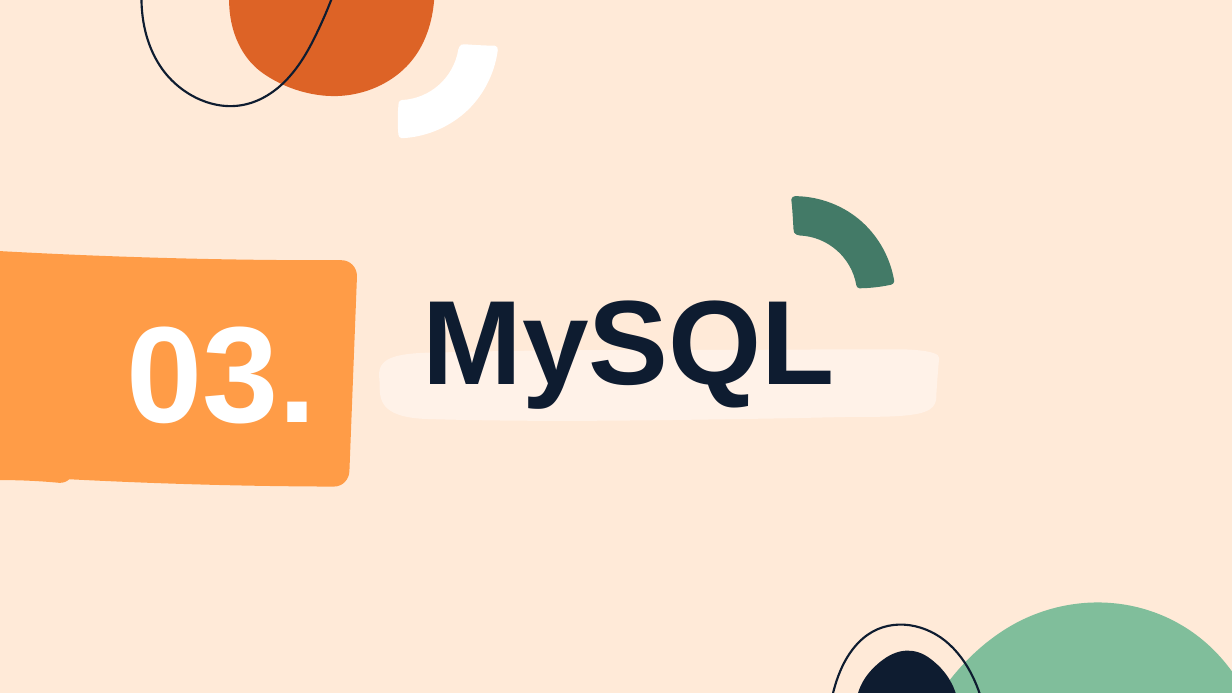
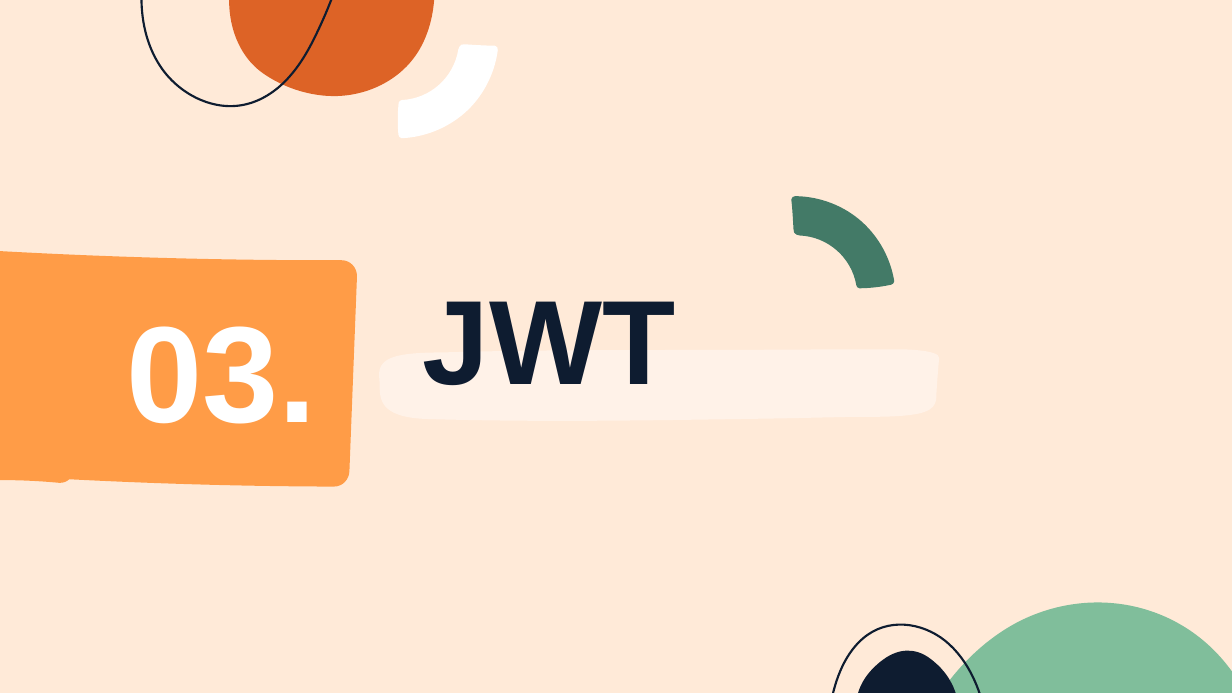
Before and after one commit to ariniffana3/Tickitz_Back, a slide deck: slide 6 of ppt task 4.pptx (slide 7 before the commit). Drawn at 1232x693 pixels with LibreOffice and Linux fonts; fonts in the diff are those of the drawing. Boxes give left, top, right and bottom in pixels: in the first picture for what was removed or moved away, otherwise in the second. Text is boxed around its words. In the diff, an @@ line names an element or a change of style, - is before the commit and + after.

```diff
--- a/ppt task 4.pptx
+++ b/ppt task 4.pptx
@@ title at <box>423,301,676,385</box>: text changed @@
-MySQL
+JWT
```
Also in this commit, not shown: 8 other slides changed, 1 slide removed, 28 other files.
